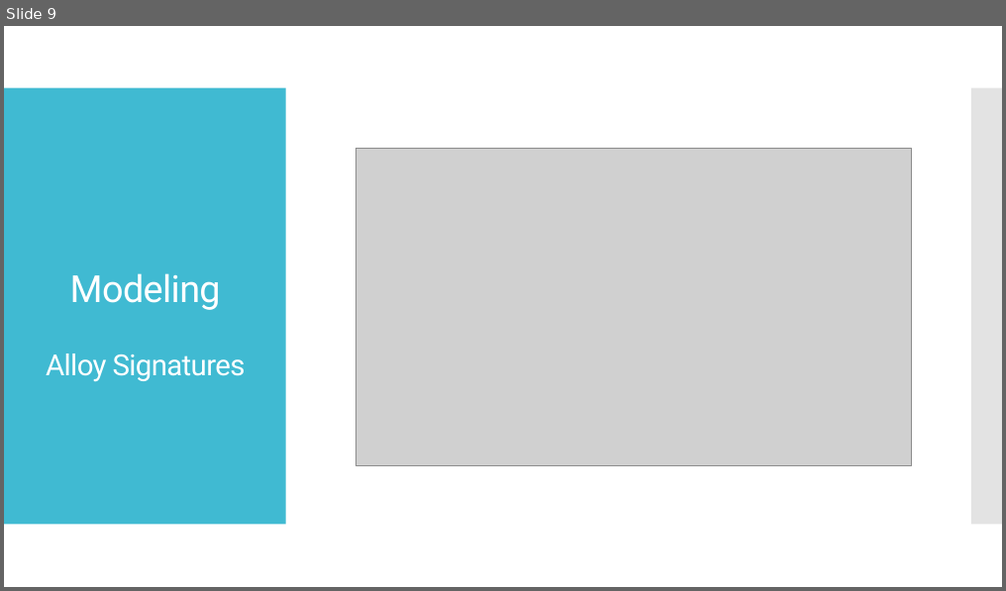
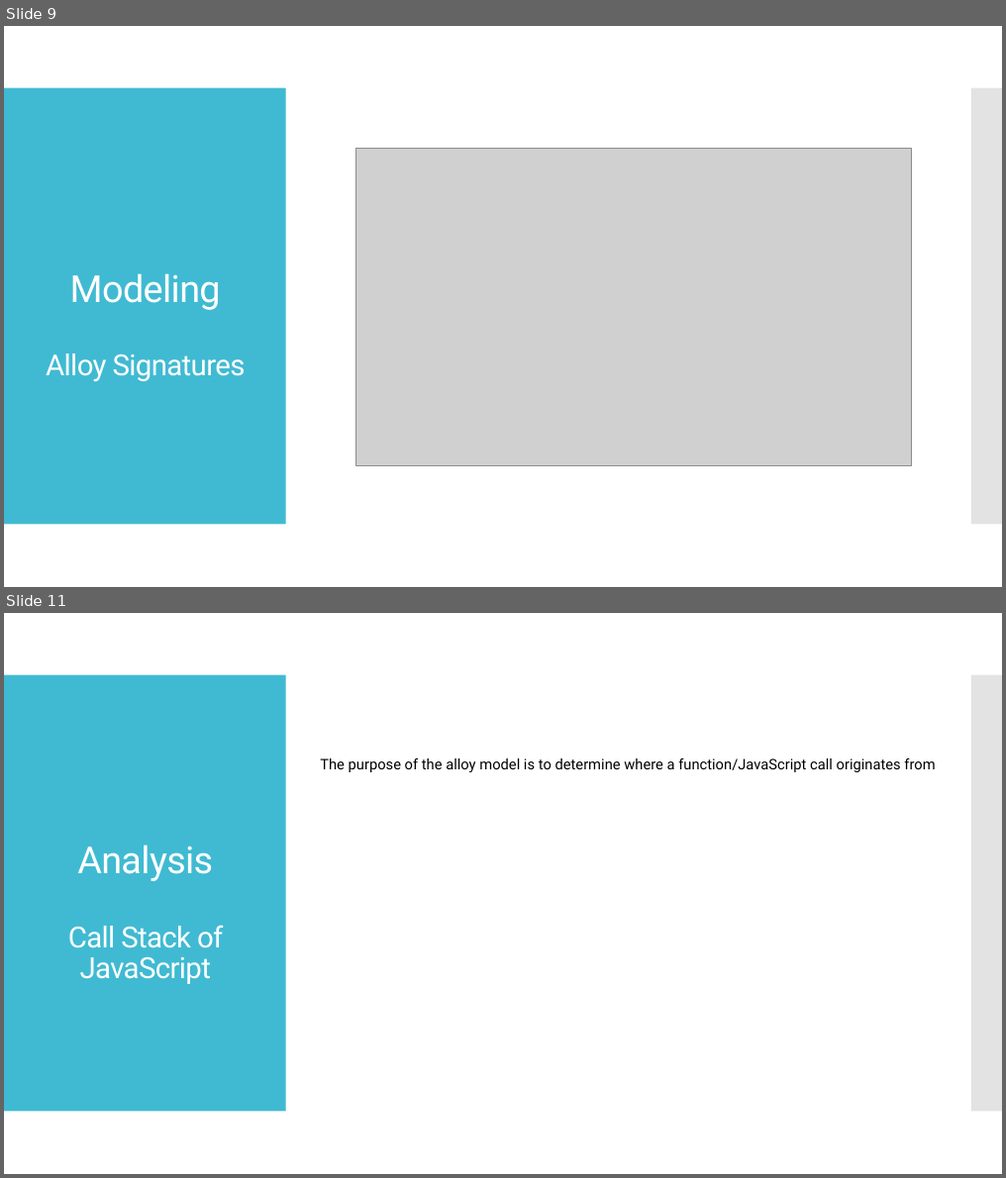
Before and after one commit to starkc1/Spring2019_Homework, a slide deck: SE-410/Stark_SE410_Presentation.pptx. Shown one above the other, each under a label of ours: slide 9 before the commit, slides 9 and 11 after it; the slides between them are not shown. The pictures are 1006x591 and 1006x1178 pixels, drawn with LibreOffice and Linux fonts; fonts in the diff are those of the drawing; grey boxes stand for pictures. Boxes give left, top, right and bottom in pixels: in the first picture for what was removed or moved away, otherwise in the second. Text is boxed around its words. In the diff, an @@ line names an element or a change of style, - is before the commit and + after.

```diff
--- a/SE-410/Stark_SE410_Presentation.pptx
+++ b/SE-410/Stark_SE410_Presentation.pptx
@@ slide 11 added at box(4, 613, 1002, 1174), background #FFFFFF; not listed: 2 template elements that a slide beside it also shows @@
@@ text added at box(320, 759, 935, 772), 14 pt, text #000000 @@
+The purpose of the alloy model is to determine where a function/JavaScript call originates from
@@ title added at box(68, 845, 223, 984), 28 pt, text #FFFFFF @@
+Analysis
+Call Stack of JavaScript
```
Also in this commit, not shown: 1 other slide added, 9 other files.
